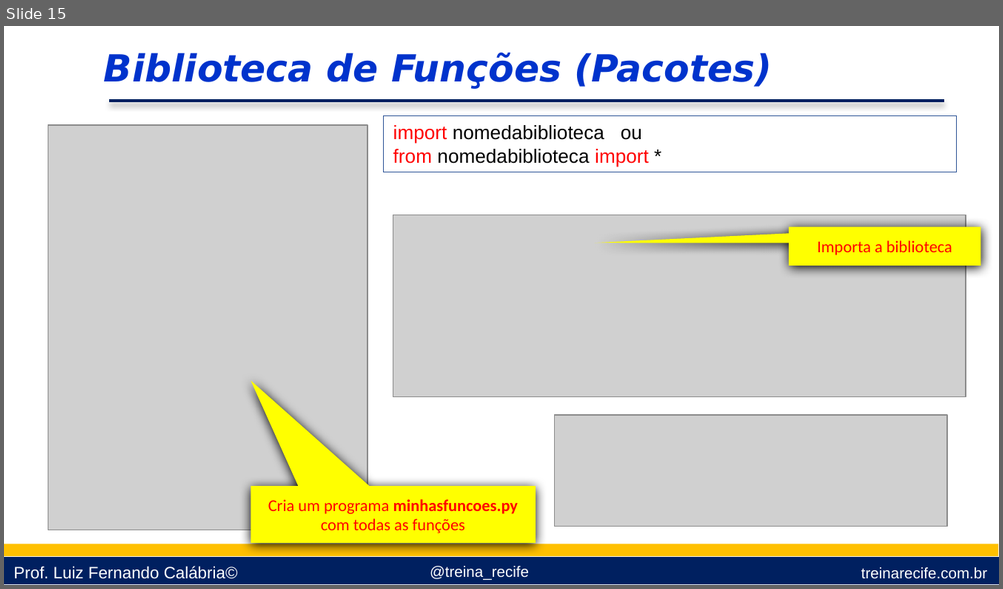
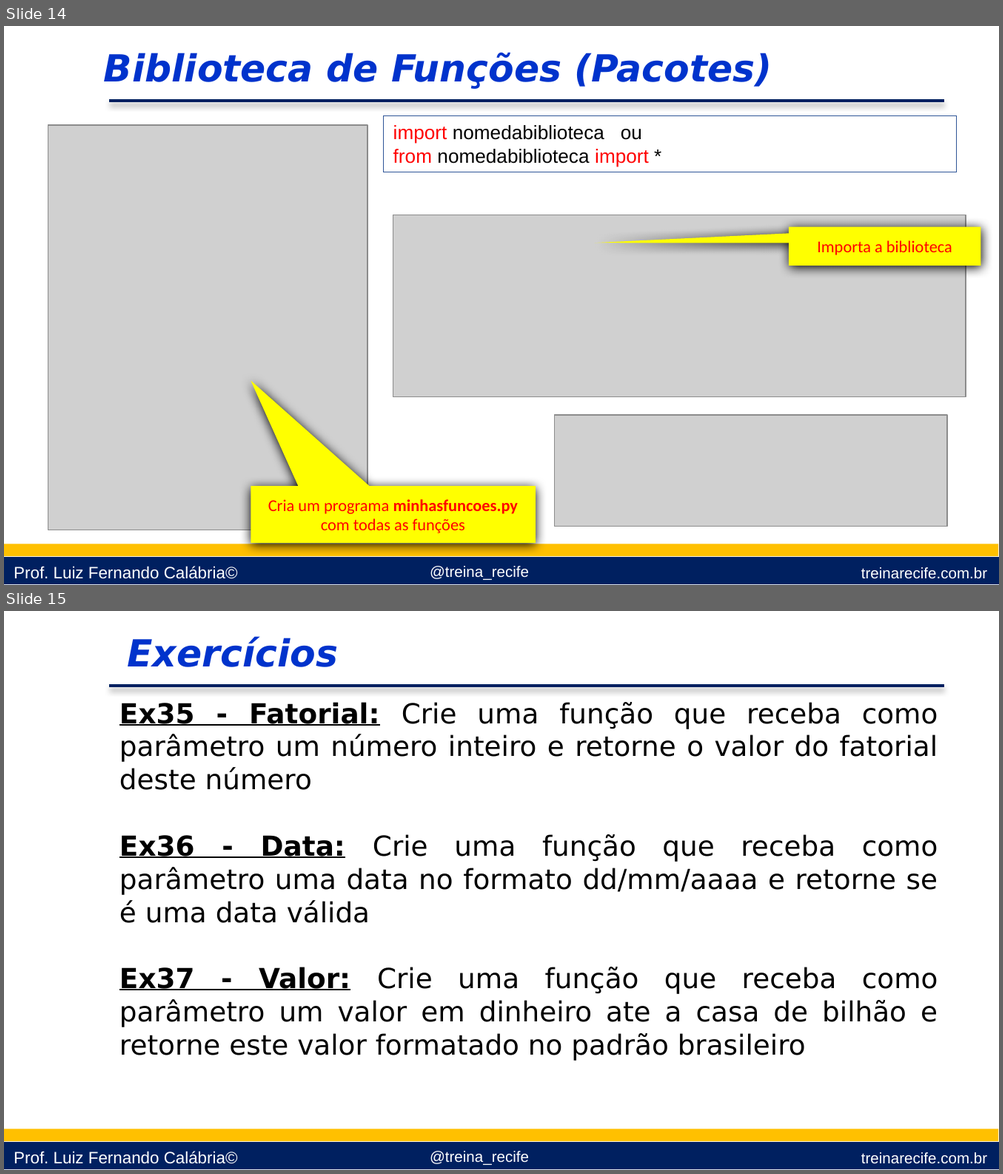
Before and after one commit to lfcalabria/pythonbasico, a slide deck: Apresentações/09 - Funçoes e Pacotes.pptx. Shown one above the other, each under a label of ours: slide 15 before the commit, slides 14 and 15 after it. The pictures are 1003x589 and 1003x1174 pixels, drawn with LibreOffice and Linux fonts; fonts in the diff are those of the drawing; grey boxes stand for pictures; background and template pictures are left out. Boxes give left, top, right and bottom in pixels: in the first picture for what was removed or moved away, otherwise in the second. Text is boxed around its words. In the diff, an @@ line names an element or a change of style, - is before the commit and + after.

```diff
--- a/Apresentações/09 - Funçoes e Pacotes.pptx
+++ b/Apresentações/09 - Funçoes e Pacotes.pptx
@@ slide 15 added at [4, 611, 999, 1170], background #FFFFFF; not listed: 6 template elements that a slide beside it also shows @@
@@ text added at [128, 636, 338, 667], 27 pt, text #0033CC, bold, italic @@
+Exercícios
@@ text added at [119, 702, 938, 1061], 20 pt, text #000000 @@
+Ex35 - Fatorial: Crie uma função que receba como parâmetro um número inteiro e retorne o valor do fatorial deste número
+Ex36 - Data: Crie uma função que receba como parâmetro uma data no formato dd/mm/aaaa e retorne se é uma data válida
+Ex37 - Valor: Crie uma função que receba como parâmetro um valor em dinheiro ate a casa de bilhão e retorne este valor formatado no padrão brasileiro
@@ what was slide 15 is now slide 14 @@
```
Also in this commit, not shown: 1 other slide added, 1 slide removed, 13 other files.
